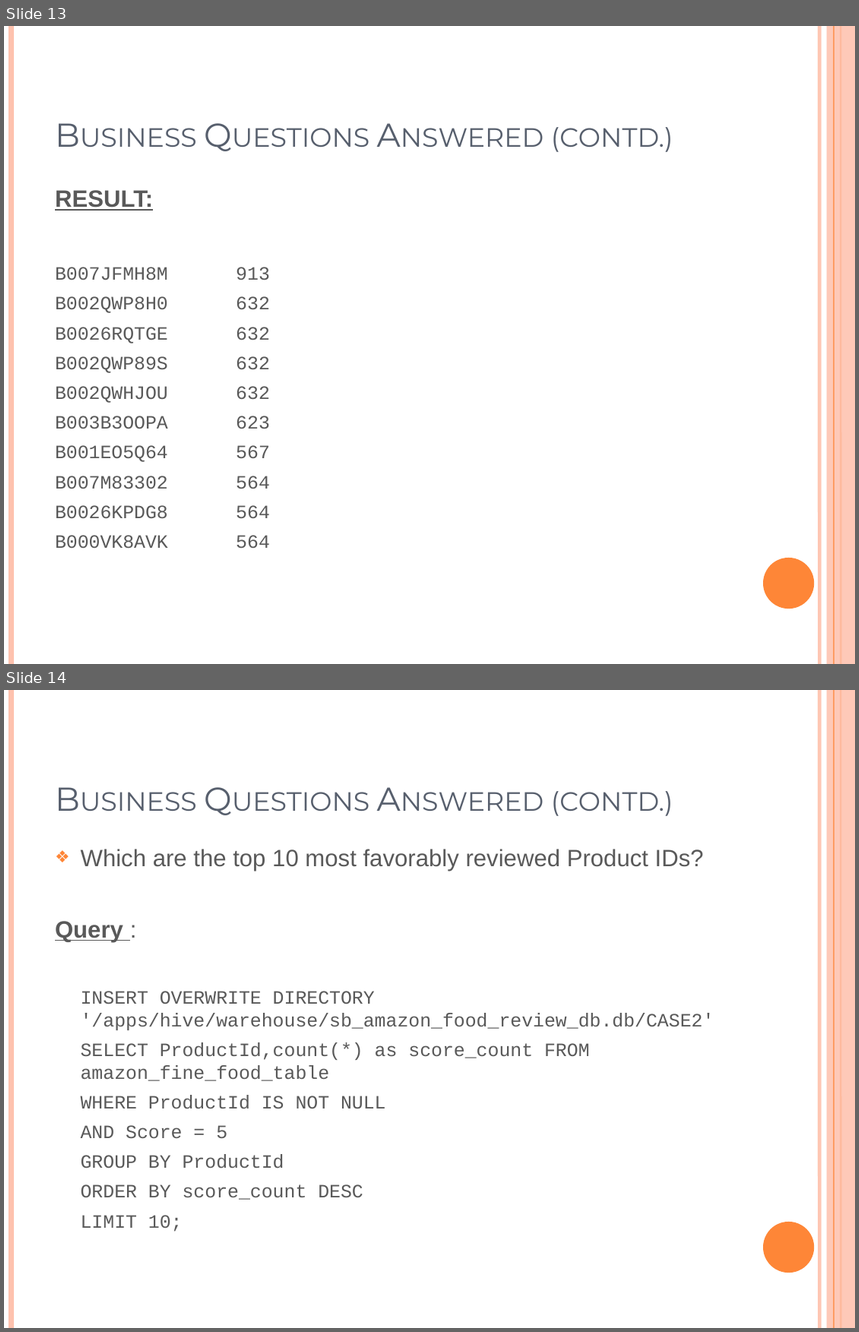
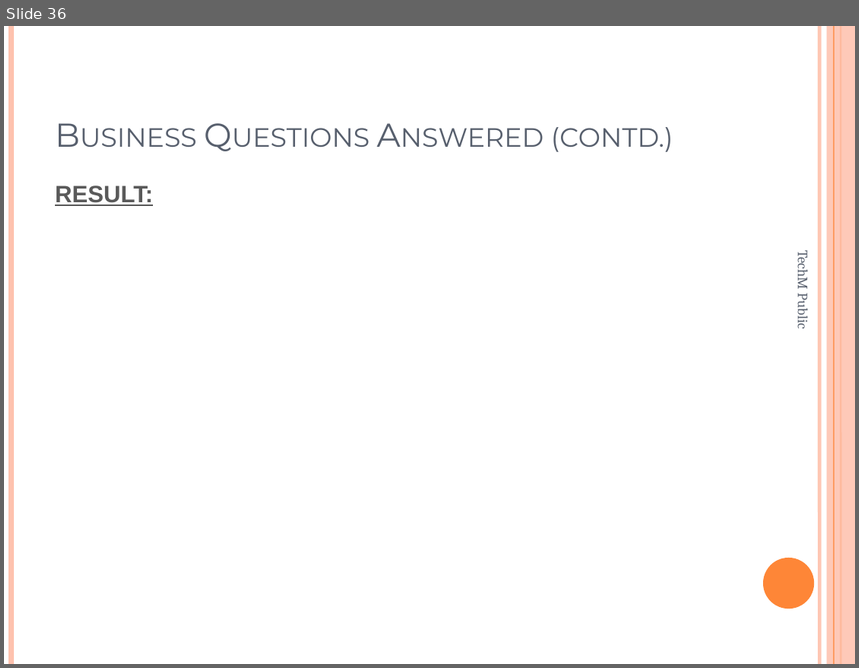
Before and after one commit to Shubhro27/Case-Studies, a slide deck: Analyzing_World_Data_using PIG.pptx. Shown one above the other, each under a label of ours: slides 13 and 14 before the commit, slide 36 after it. The pictures are 859x1332 and 859x668 pixels, drawn with LibreOffice and Linux fonts; fonts in the diff are those of the drawing. Boxes give left, top, right and bottom in pixels: in the first picture for what was removed or moved away, otherwise in the second. Text is boxed around its words. In the diff, an @@ line names an element or a change of style, - is before the commit and + after.

```diff
--- a/Analyzing_World_Data_using PIG.pptx
+++ b/Analyzing_World_Data_using PIG.pptx
@@ slide 14 removed at <box>4,690,855,1328</box>, background #FFFFFF; not listed: 6 template elements that a slide beside it also shows @@
@@ title removed at <box>551,791,674,816</box> @@
-Business Questions Answered (contd.)
@@ text removed at <box>55,849,715,1232</box> @@
-❖ Which are the top 10 most favorably reviewed Product IDs?
-Query :
-INSERT OVERWRITE DIRECTORY '/apps/hive/warehouse/sb_amazon_food_review_db.db/CASE2'
-SELECT ProductId,count(*) as score_count FROM amazon_fine_food_table
-WHERE ProductId IS NOT NULL
-AND Score = 5
-GROUP BY ProductId
-ORDER BY score_count DESC
-LIMIT 10;
@@ what was slide 13 is now slide 36 @@
@@ slide 36 changed as well @@
@@ text at <box>55,267,270,548</box>: paragraphs removed @@
-B007JFMH8M 913
-B002QWP8H0 632
-B0026RQTGE 632
-B002QWP89S 632
-B002QWHJOU 632
-B003B3OOPA 623
-B001EO5Q64 567
-B007M83302 564
-B0026KPDG8 564
-B000VK8AVK 564
@@ text added at <box>794,254,813,328</box>, 12 pt, text #575F6D @@
+TechM Public
```
Also in this commit, not shown: 14 other slides changed, 35 slides added, 6 other slides removed.
